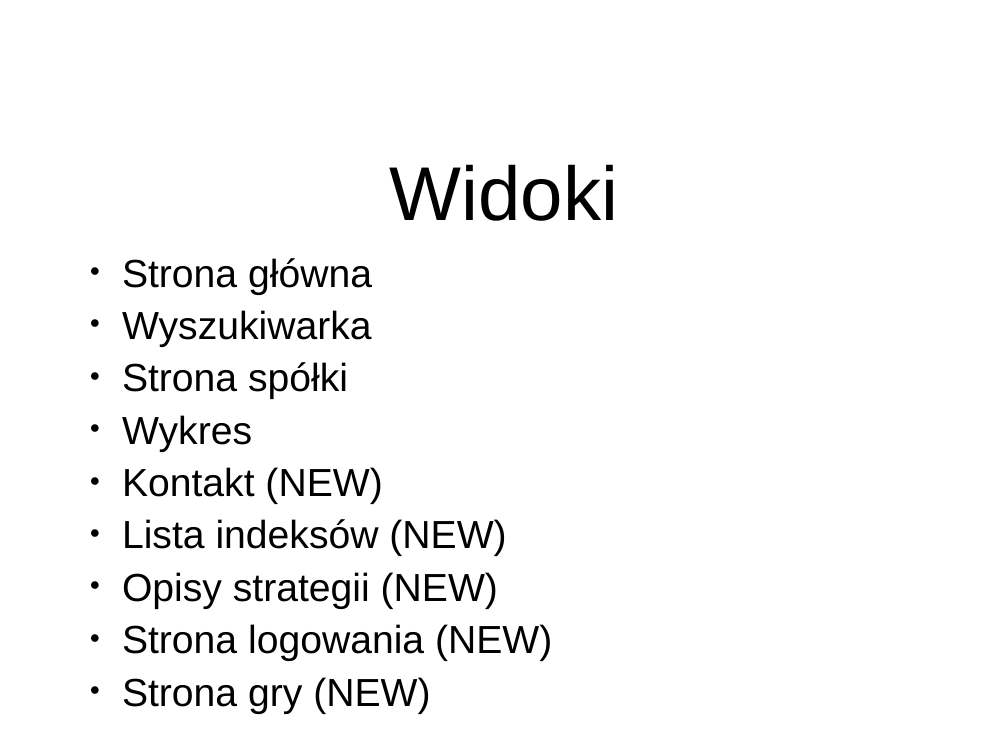
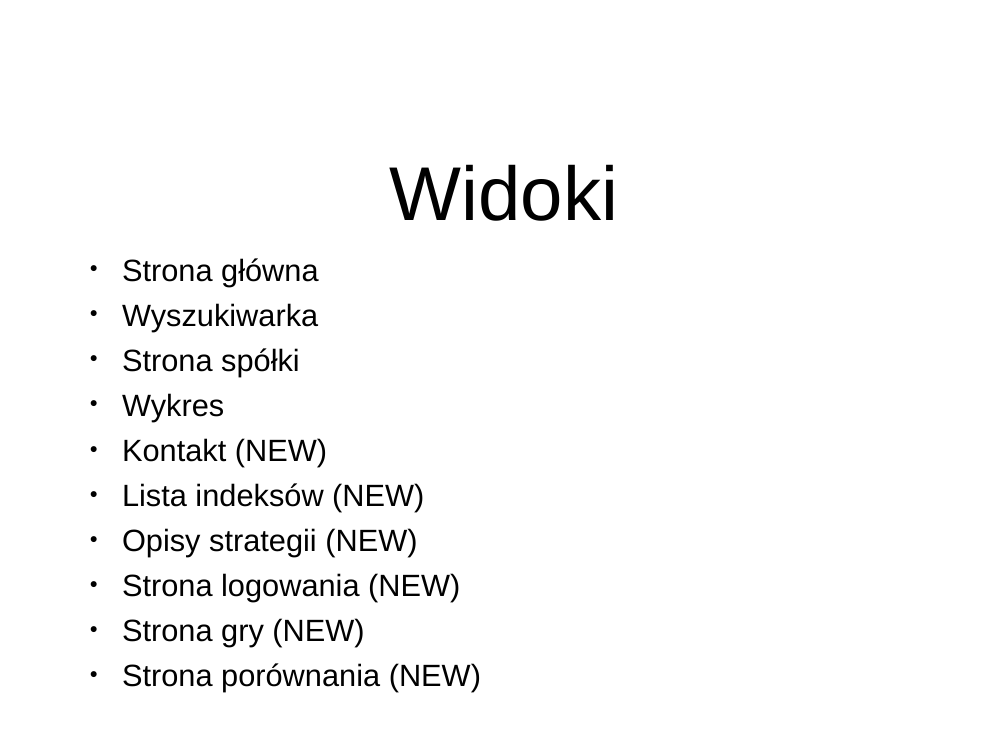
Before and after one commit to NaczelnyRachmistrz/StockRogue, a slide deck: slide 8 of prezentacja/stock_rogue.ppt. Drawn at 1008x756 pixels with LibreOffice and Linux fonts; fonts in the diff are those of the drawing; background and template pictures are left out. Boxes give left, top, right and bottom in pixels: in the first picture for what was removed or moved away, otherwise in the second. Text is boxed around its words. In the diff, an @@ line names an element or a change of style, - is before the commit and + after.

```diff
--- a/prezentacja/stock_rogue.ppt
+++ b/prezentacja/stock_rogue.ppt
@@ text at [122,258,460,647]: size 30.8 to 24.2 pt in "Strona główna", "Wyszukiwarka", "Strona spółki", "Wykres" and 5 more places @@
@@ text at [122,663,481,692]: paragraph added @@
+● Strona porównania (NEW)
```
Also in this commit, not shown: 1 slide added.
